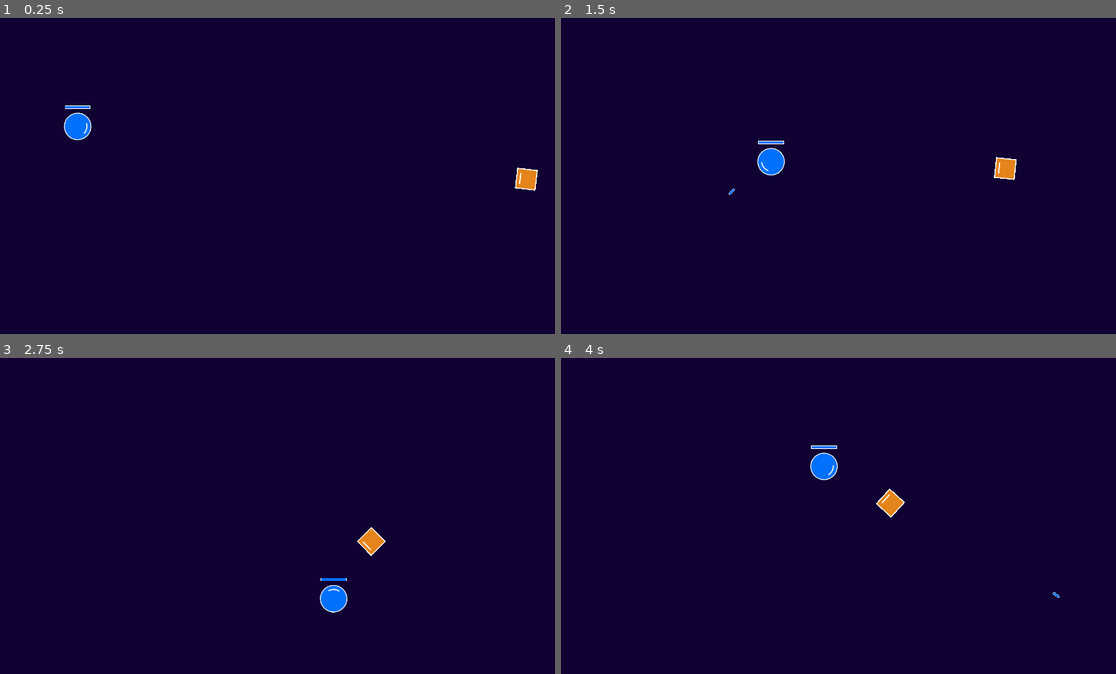
Above: before the commit, frames 1-4 (two rows, left to right).
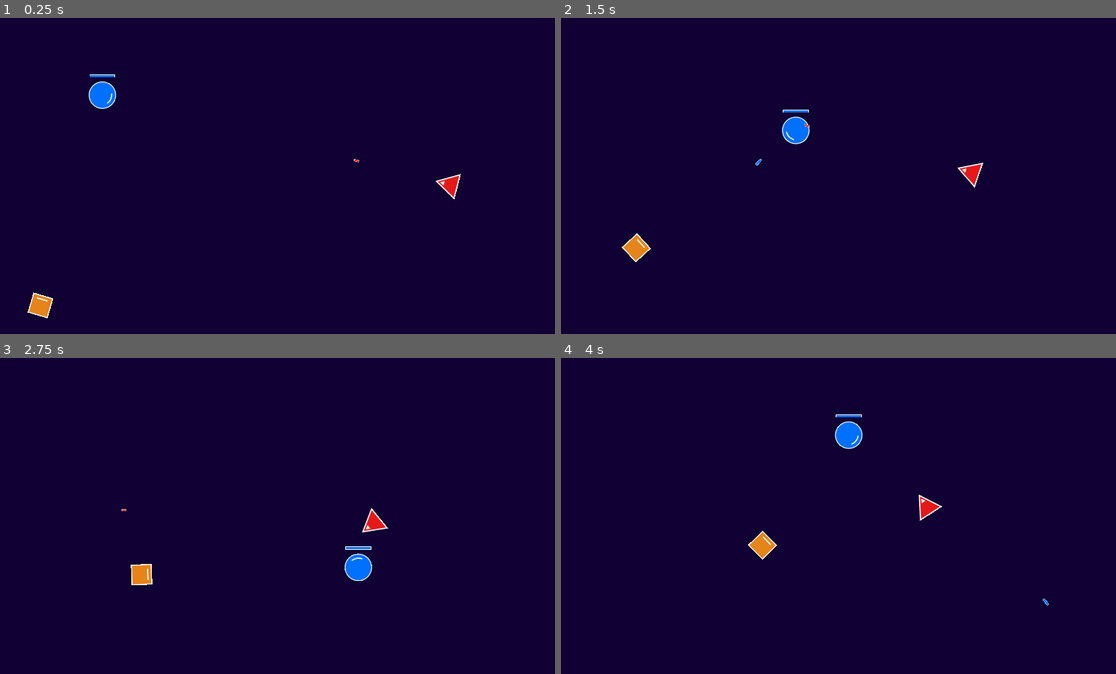
Above: after the commit, the same moments.

Repository: eduardojunio/arena-blaster
Game: Godot game, scene res://scenes/main.tscn
The game is run twice, just before and just after one commit, with the same random seed, the same clock (stepped at 60 frames per second) and the same inputs.
Inputs (mouse positions are in pixels of both pictures, inside the frame that each line leads up to):
- Up to frame 1 (0.25 s): no input
- Up to frame 2 (1.5 s): move the mouse to (966, 160) at 0.52 s; hold D (right) 0.53-1.28 s; click (966, 160) at 0.67 s; move the mouse to (733, 191) at 1.27 s; hold Down (down) from 1.28 s (still down); click (733, 191) at 1.42 s
- Up to frame 3 (2.75 s): move the mouse to (338, 446) at 2.02 s; release Down (down) at 2.03 s; hold D (right) from 2.03 s (still down); click (338, 446) at 2.17 s
- Up to frame 4 (4 s): move the mouse to (816, 579) at 2.77 s; release D (right) at 2.78 s; hold Up (up) 2.78-3.53 s; click (816, 579) at 2.92 s; move the mouse to (1010, 563) at 3.52 s; hold Left (left) from 3.53 s (still down); click (1010, 563) at 3.67 s

The runs differ from the first frame. In frame 1, 1.5% of the frame differs, in the area x 4-97%, y 17-96%; in frame 2, 1.5%; in frame 3, 1.4%; in frame 4, 1.5%, in the area x 33-90%, y 17-79%.

Commit message:
Add shooter enemy

Diff:
--- a/scenes/enemy-basic.tscn
+++ b/scenes/enemy-basic.tscn
@@ -1,11 +1,17 @@
-[gd_scene load_steps=3 format=3 uid="uid://c2rmel2ipu682"]
+[gd_scene load_steps=4 format=3 uid="uid://c2rmel2ipu682"]
 
 [ext_resource type="Script" path="res://scripts/enemy-basic.gd" id="1_s80s2"]
 [ext_resource type="Texture2D" uid="uid://b83udchouvsh0" path="res://assets/enemy-basic.png" id="2_cq1rp"]
 
-[node name="EnemyBasic" type="Node2D"]
+[sub_resource type="RectangleShape2D" id="RectangleShape2D_vx32u"]
+size = Vector2(46, 46)
+
+[node name="EnemyBasic" type="CharacterBody2D"]
 script = ExtResource("1_s80s2")
 metadata/_edit_group_ = true
 
 [node name="Sprite" type="Sprite2D" parent="."]
 texture = ExtResource("2_cq1rp")
+
+[node name="CollisionShape2D" type="CollisionShape2D" parent="."]
+shape = SubResource("RectangleShape2D_vx32u")
--- /dev/null
+++ b/scenes/enemy-shooter-bullet.tscn
@@ -0,0 +1,8 @@
+[gd_scene load_steps=3 format=3 uid="uid://bd5hqo2qjad2i"]
+
+[ext_resource type="Texture2D" uid="uid://dkt22slp3bbpq" path="res://assets/enemy-shooter-bullet.png" id="1_dylyp"]
+[ext_resource type="Script" path="res://scripts/player-bullet.gd" id="2_dh1tp"]
+
+[node name="EnemyShooterBullet" type="Sprite2D"]
+texture = ExtResource("1_dylyp")
+script = ExtResource("2_dh1tp")
--- /dev/null
+++ b/scenes/enemy-shooter.tscn
@@ -0,0 +1,20 @@
+[gd_scene load_steps=4 format=3 uid="uid://b24x0i54v32in"]
+
+[ext_resource type="Texture2D" uid="uid://nhfpntfpvdc3" path="res://assets/enemy-shooter.png" id="1_w1lew"]
+[ext_resource type="Script" path="res://scripts/enemy-shooter.gd" id="1_wt6qd"]
+[ext_resource type="PackedScene" uid="uid://bd5hqo2qjad2i" path="res://scenes/enemy-shooter-bullet.tscn" id="2_1d5b1"]
+
+[node name="EnemyShooter" type="CharacterBody2D"]
+script = ExtResource("1_wt6qd")
+bullet = ExtResource("2_1d5b1")
+metadata/_edit_group_ = true
+
+[node name="Sprite2D" type="Sprite2D" parent="."]
+texture = ExtResource("1_w1lew")
+
+[node name="CollisionPolygon2D" type="CollisionPolygon2D" parent="."]
+position = Vector2(-8, 10)
+polygon = PackedVector2Array(-18, -40, 34, -10, -18, 20)
+
+[node name="Cooldown" type="Timer" parent="."]
+one_shot = true
--- a/scenes/main.tscn
+++ b/scenes/main.tscn
@@ -1,8 +1,9 @@
-[gd_scene load_steps=5 format=3 uid="uid://cvj1gwsb4lmq3"]
+[gd_scene load_steps=6 format=3 uid="uid://cvj1gwsb4lmq3"]
 
 [ext_resource type="Script" path="res://scripts/main.gd" id="1_4pxf7"]
 [ext_resource type="Texture2D" uid="uid://cteyuc7r4ghro" path="res://assets/crosshair.png" id="2_kc16d"]
 [ext_resource type="PackedScene" uid="uid://b8bcogac67an8" path="res://scenes/player.tscn" id="3_ry26l"]
+[ext_resource type="PackedScene" uid="uid://b24x0i54v32in" path="res://scenes/enemy-shooter.tscn" id="4_018i8"]
 [ext_resource type="PackedScene" uid="uid://c2rmel2ipu682" path="res://scenes/enemy-basic.tscn" id="4_28nub"]
 
 [node name="root" type="Node2D"]
@@ -11,8 +12,12 @@
 crosshair_size = Vector2(25, 25)
 
 [node name="Player" parent="." instance=ExtResource("3_ry26l")]
-position = Vector2(176, 246)
+position = Vector2(232, 175)
+
+[node name="EnemyShooter" parent="." node_paths=PackedStringArray("player") instance=ExtResource("4_018i8")]
+position = Vector2(1030, 381)
+player = NodePath("../Player")
 
 [node name="EnemyBasic" parent="." node_paths=PackedStringArray("player") instance=ExtResource("4_28nub")]
-position = Vector2(1230, 370)
+position = Vector2(83, 682)
 player = NodePath("../Player")
--- a/scripts/enemy-basic.gd
+++ b/scripts/enemy-basic.gd
@@ -1,23 +1,27 @@
-extends Node2D
+extends CharacterBody2D
 
 @export var player: Node2D
-@export var speed = 150
+@export var speed = 125
 
 func _ready():
-	rotation = get_direction().angle()
+	rotation = get_player_direction().angle()
 
-func _process(delta):
-	move(delta)
+func _physics_process(delta):
+	velocity = get_player_direction() * speed
+	rotation = lerp_angle(rotation, get_player_direction().angle(), 0.1)
+	if get_player_distance() > 100:
+		move_and_slide()
 
-func move(delta):
-	if get_distance() < 5:
-		return
-	var direction = get_direction()
-	global_position += direction * speed * delta
-	rotation = lerp_angle(rotation, direction.angle(), 0.1)
+# TODO: Duplication
+func get_player_direction():
+	return get_direction(player.get_sprite_position())
 
-func get_direction():
-	return (player.get_sprite_position() - global_position).normalized()
+func get_player_distance():
+	return get_distance(player.get_sprite_position())
 
-func get_distance():
-	return global_position.distance_to(player.get_sprite_position())
+# TODO: Duplication
+func get_direction(target_position):
+	return (target_position - global_position).normalized()
+
+func get_distance(target_position):
+	return global_position.distance_to(target_position)
--- /dev/null
+++ b/scripts/enemy-shooter.gd
@@ -0,0 +1,48 @@
+extends CharacterBody2D
+
+@export var player: Node2D
+@export var bullet: PackedScene
+@export var speed = 75 # in pixels per second
+@export var bullet_speed = 750
+
+@onready var cooldown: Timer = $Cooldown
+@onready var sprite: Sprite2D = $Sprite2D
+
+func _ready():
+	rotation = get_direction_to_player().angle()
+
+func _physics_process(delta):
+	shoot()
+	velocity = get_direction_to_player() * speed
+	rotation = lerp_angle(rotation, get_direction_to_player().angle(), 0.05)
+	if global_position.distance_to(player.global_position) < 100:
+		return
+	move_and_slide()
+
+func get_direction_to_player():
+	return get_direction(player.global_position)
+
+func get_direction(target_position):
+	return (target_position - global_position).normalized()
+
+# TODO: Duplication
+func shoot():
+	if not cooldown.is_stopped():
+		return
+
+	var bullet_instance = bullet.instantiate()
+	get_parent().add_child(bullet_instance)
+
+	var bullet_direction = transform.x
+	bullet_instance.direction = bullet_direction
+	bullet_instance.speed = bullet_speed
+	bullet_instance.rotation = bullet_direction.angle()
+	var sprite_offset = (get_size().x / 2) * bullet_direction
+	var bullet_size_offset = (bullet_instance.get_size().x / 2) * bullet_direction
+	var extra_offset = 10 * bullet_direction
+	bullet_instance.global_position = global_position + sprite_offset + bullet_size_offset + extra_offset
+
+	cooldown.start()
+
+func get_size():
+	return sprite.get_rect().size
Binary file added: assets/enemy-shooter-bullet.png
Not shown, added: assets/enemy-shooter-bullet.png.import
Binary file added: assets/enemy-shooter.png
Not shown, added: assets/enemy-shooter.png.import
